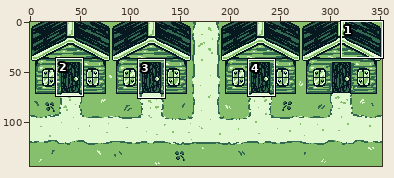
Two states of a sprite sheet, Journey-to-Witzend-GBS/assets/backgrounds/house_of_cards.png. The first picture is a wide view before the edit; the outline marks the close-up.
Close-up. Earlier state:
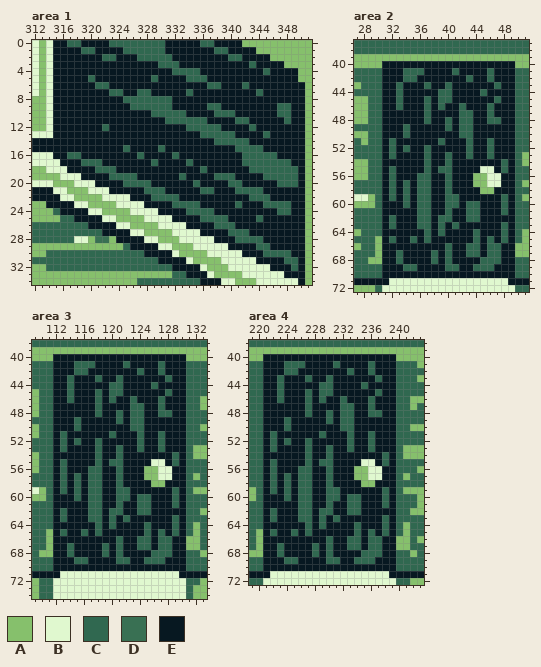
The file is 352x144 pixels. Colours within 5 levels of each other are drawn and written as one. Shown: area 1: x 312..351, y 0..34; area 2: x 27..51, y 37..72; area 3: x 109..133, y 38..74; area 4: x 219..243, y 38..72. The commit also changed other parts of the picture, which this record leaves out.
Palette (. is transparent): A #86c06c  B #e0f8cf  C #306850  D #397053  E #071821
Pixels before, area 1, first column x 312:
 0 BABEECCEEEECCCCCCCCEEEEECCEEEEAAAAAAAAAA
 1 BABEEEECCEEEECCCCCCEEEEEEECCEEEEAAAAAAAA
 2 BABEEEEEEECCEEECCCCCEEEEEEEECCEEEEAAAAAA
 3 BABEEEEEEEEEEEEEEECCCEEEEEEEEEECEEEEAAAA
 4 BABEEEEEEEEEEEEEEEEECCCCEEEEEEEEECEEEEAA
 5 BABEEEEECEEEEEEEECEEEECCCEEEEEEEEEEEEEAA
 6 BABEEEEEECCEEEEEEEEEEEEEECCEEECEEEEEEEEA
 7 BABEEEEEEEECCEECCEEEEECEEEEEEEEECEEEEEEA
 8 AABEEEEEEEEEECCCCCCCEEEEEEEEEEEEEEEEEEEA
 9 AABEEEEEEEEEEECCCCCCEEEEECCEEEEEEEECCEEA
10 AABEEEEEEEEEEEEEECCCCCEEEECCCEEEEEECCEEA
11 AABEEEEEEEEEEEEEEEECCCCCCEEEECCEEEEECEEA
12 AABEEEEEEECEEEEEEEEEEECCCCCEEEECEEEEEEEA
13 BBBEEEEEEEEEEEEEEEEEEEEECCCCCEEEECEEEEEA
14 EEEEEEEEEEEEEEEEEEEEEEEEEECCCCCEEEEEEEEA
15 EEEEEEEEEEEEECEEEECEEEEEEEEEECCCCEEEEEEA
16 BBBEECCEEEEEEEECEEEECEEEEEEEEECCCCCEEEEA
17 BBBBEEECCCEEEEEEECEEEECEEEEEEECCCCCCCEEA
18 AABBBEEEECCCEEEEEEEEEEEECEEEEEECCCCCCCEA
19 AAAABBBEEEECCCCEEEEEECEEEECCCEEEECCCCCEA
20 BBBAAABBBEEEECCCCEEEEEECEEEECCEEEEECCCEA
21 EEEBBAAABBBEEEEECCCEEEEECCEEECCCCEEEEEEA
22 EEEEBBAAAABBBBEEECCCCEEEEEEEEEECCCEEEEEA
23 AAEEEEBBAAAABBBBEEEECCCCEEEEECEEECCCCEEA
24 AAACEEEEBBAAAABBBBEEEECCCCEEEEEEEEECCEEA
25 AAAACCEEEEBBAAAABBBBEEEECCCCEEEECEEEEEEA
26 CCCCCCCCEEEEBBAAAABBBBEEEECCCEEEEEEEEEEA
27 CCCCCCCCCCEEEEBBAAAABBBBEEEECCCEEEEEEEEA
28 CCCCCCBBADDAEEEEBBAAABBBBBEEECCCCEEEEEEA
29 AAAAAAAAAAAAACEEEEBBAAABBBBBEEEECCEEEEEA
30 AACCCCCCCCCCCCCCEEEEBAAAABBBBBEEECCCCEEA
31 CCCCCCCCCCCCCCCCCCEEEEBAAAABBBBBEEEECCEA
32 AACCCCCCCCCCCCCCCCCCEEEEBAAABBBBBBEEECEA
33 AAAAAAAAAAAAAAAAAAAACCEEEBAAAABBBBBBEEEA
34 AAAAAAAAAAAAAAACCCCCCCCCEEEBBAAABBBBBBEA
Pixels before, area 2, first column x 27:
37 CCCCCCCCCCCCCCCCCCCCCCCCC
38 CCCCCCCCCCCCCCCCCCCCCCCCC
39 AAAAAAAAAAAAAAAAAAAAAAAAA
40 AAAAEEEEEEEEEEEEEEEEEEEAA
41 CCCCEEECCCEEEECEEEECEEECC
42 CCCCEEECCEEEEEEECEECEEECC
43 ACCCEECEEECEECEEEEEECEECC
44 CCCCEECEEEEECCEEEECEEEECC
45 AACCEECEEECECCEEEEEECEECC
46 AACCEECEEECECEECEEECEEECC
47 AACCEEEEEECEEEECCEECEEECC
48 AACCEEEEEECEECECCEECCEECC
49 CCCCEEECEEEEECECCEEEEEECC
50 AACCEEECEEEEEEECCEEEEEECC
51 CACCECEEEEEECEEECEECEEECC
52 CCCCECECEECEEEEECEECEEECC
53 CCCCECEEEECEECEECEECEEECA
54 AACCEEEEEECEECEEEEEEECECA
55 AACCECEEEECECCEEEEBBECECC
56 AACCECEEECCEECEEEAABBEECC
57 CCCCECECECCEECEEEAABBEECA
58 CCCCECECECCEECEEEEAAEEECC
59 BBACECECECCEECCEEEEEECECA
60 AAACEEECECCEECCECCEEECECC
61 CCCCEEEEECCEECEECCEEECECC
62 CCCCECEEECCECCEECCEEEEECC
63 CCCCECEEECCECECEEEEEECECC
64 ACCCEEEEEECECEEEECEEECECA
65 CCCAECEECECEEEEEECECECECA
66 ACCAEEEEEEEEECEECCECCEEAA
67 CCCAEECEEEECECEECCECCEEAA
68 CCAAEECEEEECECEEEECCCEECC
69 CCCCEEECCEEEECCEECCCEEECC
70 CCCCEEEEEEEEEEEEEEEEEEECC
71 EEEEEBBBBBBBBBBBBBBBBBEEE
72 AAACBBBBBBBBBBBBBBBBBBBCC
Pixels before, area 3, first column x 109:
38 CCCCCCCCCCCCCCCCCCCCCCCCC
39 AAAAAAAAAAAAAAAAAAAAAAAAA
40 AAAEEEEEEEEEEEEEEEEEEEAAA
41 CCCEEECCCEEEECEEEECEEECCC
42 CCCEEECCEEEEEEECEECEEECCC
43 CCCEECEEECEECEEEEEECEECCC
44 CCCEECEEEEECCEEEECEEEECCC
45 ACCEECEEECECCEEEEEECEECCC
46 ACCEECEEECECEECEEECEEECCA
47 ACCEEEEEECEEEECCEECEEECCA
48 ACCEEEEEECEECECCEECCEECCC
49 CCCEEECEEEEECECCEEEEEECCC
50 ACCEEECEEEEEEECCEEEEEECCA
51 ACCECEEEEEECEEECEECEEECCC
52 CCCECECEECEEEEECEECEEECCC
53 CCCECEEEECEECEECEECEEECAA
54 ACCEEEEEECEECEEEEEEECECAA
55 ACCECEEEECECCEEEEBBECECCC
56 ACCECEEECCEECEEEAABBEECCC
57 CCCECECECCEECEEEAABBEECAC
58 CCCECECECCEECEEEEAAEEECCC
59 BACECECECCEECCEEEEEECECAA
60 AACEEECECCEECCECCEEECECCC
61 CCCEEEEECCEECEECCEEECECCC
62 CCCECEEECCECCEECCEEEEECCA
63 CCCECEEECCECECEEEEEECECCC
64 CCCEEEEEECECEEEECEEECECAC
65 CCAECEECECEEEEEECECECECAC
66 CCAEEEEEEEEECEECCECCEEAAC
67 CCAEECEEEECECEECCECCEEAAC
68 CAAEECEEEECECEEEECCCEECCA
69 CCCEEECCEEEECCEECCCEEECCC
70 CCCEEEEEEEEEEEEEEEEEEECCC
71 EEEEBBBBBBBBBBBBBBBBBEEEE
72 ACCBBBBBBBBBBBBBBBBBBBCCA
73 ACCBBBBBBBBBBBBBBBBBBBCAA
74 ACCBBBBBBBBBBBBBBBBBBBCAA
Pixels before, area 4, first column x 219:
38 CCCCCCCCCCCCCCCCCCCCCCCCC
39 AAAAAAAAAAAAAAAAAAAAAAAAA
40 AAEEEEEEEEEEEEEEEEEEEAAAA
41 CCEEECCCEEEECEEEECEEECCCA
42 CCEEECCEEEEEEECEECEEECCCC
43 CCEECEEECEECEEEEEECEECCCA
44 CCEECEEEEECCEEEECEEEECCCC
45 CCEECEEECECCEEEEEECEECCCC
46 CCEECEEECECEECEEECEEECCAA
47 CCEEEEEECEEEECCEECEEECCAC
48 CCEEEEEECEECECCEECCEECCCC
49 CCEEECEEEEECECCEEEEEECCCC
50 CCEEECEEEEEEECCEEEEEECCAA
51 CCECEEEEEECEEECEECEEECCCC
52 CCECECEECEEEEECEECEEECCCC
53 CCECEEEECEECEECEECEEECAAA
54 CCEEEEEECEECEEEEEEECECAAA
55 CCECEEEECECCEEEEBBECECCCC
56 CCECEEECCEECEEEAABBEECCCA
57 CCECECECCEECEEEAABBEECACC
58 CCECECECCEECEEEEAAEEECCCC
59 ACECECECCEECCEEEEEECECAAA
60 ACEEECECCEECCECCEEECECCCA
61 CCEEEEECCEECEECCEEECECCCA
62 CCECEEECCECCEECCEEEEECCAA
63 CCECEEECCECECEEEEEECECCCC
64 CCEEEEEECECEEEECEEECECACC
65 CAECEECECEEEEEECECECECACC
66 CAEEEEEEEEECEECCECCEEAACA
67 CAEECEEEECECEECCECCEEAACC
68 AAEECEEEECECEEEECCCEECCAC
69 CCEEECCEEEECCEECCCEEECCCC
70 CCEEEEEEEEEEEEEEEEEEECCCC
71 EEEBBBBBBBBBBBBBBBBBEEEEE
72 CCBBBBBBBBBBBBBBBBBBBCCAA
And afterwards:
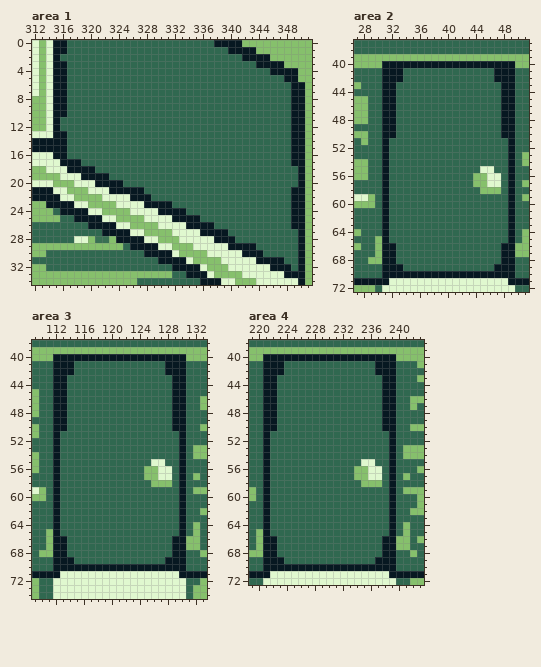
Change:
Changed rows in their new state; - is an unchanged pixel.
Area 1:
first column x 316:
 0 ---CCCC--------CCCCC--------------
 1 -CC--CCCC------CCCCCCC------------
 2 CCCCCC--CCC-----CCCCCCCC----------
 3 -CCCCCCCCCCCCC---CCCCCCCCCC-------
 4 -CCCCCCCCCCCCCCC----CCCCCCCCC-----
 5 -CCC-CCCCCCCC-CCCC---CCCCCCCCCCC--
 6 -CCCC--CCCCCCCCCCCCCC--CCC-CCCCCC-
 7 -CCCCCC--CC--CCCCC-CCCCCCCCC-CCCC-
 8 -CCCCCCCC-------CCCCCCCCCCCCCCCCC-
 9 -CCCCCCCCC------CCCCC--CCCCCCCC---
10 -CCCCCCCCCCCC-----CCCC---CCCCCC---
11 CCCCCCCCCCCCCCC------CCCC--CCCCC--
12 CCCCCC-CCCCCCCCCCC-----CCCC-CCCCC-
13 -CCCCCCCCCCCCCCCCCCC-----CCCC-CCC-
14 -CCCCCCCCCCCCCCCCCCCCC-----CCCCCC-
15 -CCCCCCCC-CCCC-CCCCCCCCCC----CCCC-
16 ---CCCCCCCC-CCCC-CCCCCCCCC-----CC-
17 ------CCCCCCC-CCCC-CCCCCCC--------
18 --------CCCCCCCCCCCC-CCCCCC-------
19 -----------CCCCCC-CCCC---CCCC-----
20 -------------CCCCCC-CCCC--CCCCC---
21 ---------------CCCCC--CCC----CCCC-
22 -----------------CCCCCCCCCC---CCC-
23 --------------------CCCCC-CCC-----
24 ----------------------CCCCCCCCC---
25 ------------------------CCCC-CCCC-
26 -------------------------CCCCCCCC-
27 ---------------------------CCCCCCC
28 -----------------------------CCCCC
29 ------------------------------CCCC
30 ---------------------------------C
Area 2:
first column x 32:
41 -----CCCC-CCCC---
42 ----CCCCCCC-CC---
43 --CCC-CC-CCCCCC--
44 --CCCCC--CCCC-CC-
45 --CCC-C--CCCCCC--
46 --CCC-C-CC-CCC-C-
47 -CCCC-CCCC--CC-C-
48 -CCCC-CC-C--CC---
49 -C-CCCCC-C--CCCC-
50 -C-CCCCCCC--CCCC-
51 -CCCCCC-CCC-CC-CC
52 -C-CC-CCCCC-CC-CC
53 -CCCC-CC-CC-CC-CC
54 CCCCC-CC-CCCCCCC-
55 -CCCC-C--CCCC--C-
56 -CCC--CC-CCC----C
57 -C-C--CC-CCC----C
58 -C-C--CC-CCCC--AC
59 -C-C--CC--CCCCCC-
60 CC-C--CC--C--CCC-
61 CCCC--CC-CC--CCC-
62 -CCC--C--CC--CCCC
63 -CCC--C-C-CCCCCC-
64 CCCCC-C-CCCC-CCC-
65 -CC-C-CCCCCC-C-C-
66 -CCCCCCC-CC--C---
67 --CCCC-C-CC--C---
68 --CCCC-C-CCCC----
69 ----CCCC--CC-----
Area 3:
first column x 113:
41 -----CCCC-CCCC---
42 ----CCCCCCC-CC---
43 --CCC-CC-CCCCCC--
44 --CCCCC--CCCC-CC-
45 --CCC-C--CCCCCC--
46 --CCC-C-CC-CCC-C-
47 -CCCC-CCCC--CC-C-
48 -CCCC-CC-C--CC---
49 -C-CCCCC-C--CCCC-
50 -C-CCCCCCC--CCCC-
51 -CCCCCC-CCC-CC-CC
52 -C-CC-CCCCC-CC-CC
53 -CCCC-CC-CC-CC-CC
54 CCCCC-CC-CCCCCCC-
55 -CCCC-C--CCCC--C-
56 -CCC--CC-CCC----C
57 -C-C--CC-CCC----C
58 -C-C--CC-CCCC--AC
59 -C-C--CC--CCCCCC-
60 CC-C--CC--C--CCC-
61 CCCC--CC-CC--CCC-
62 -CCC--C--CC--CCCC
63 -CCC--C-C-CCCCCC-
64 CCCCC-C-CCCC-CCC-
65 -CC-C-CCCCCC-C-C-
66 -CCCCCCC-CC--C---
67 --CCCC-C-CC--C---
68 --CCCC-C-CCCC----
69 ----CCCC--CC-----
Area 4:
first column x 222:
41 -----CCCC-CCCC---
42 ----CCCCCCC-CC---
43 --CCC-CC-CCCCCC--
44 --CCCCC--CCCC-CC-
45 --CCC-C--CCCCCC--
46 --CCC-C-CC-CCC-C-
47 -CCCC-CCCC--CC-C-
48 -CCCC-CC-C--CC---
49 -C-CCCCC-C--CCCC-
50 -C-CCCCCCC--CCCC-
51 -CCCCCC-CCC-CC-CC
52 -C-CC-CCCCC-CC-CC
53 -CCCC-CC-CC-CC-CC
54 CCCCC-CC-CCCCCCC-
55 -CCCC-C--CCCC--C-
56 -CCC--CC-CCC----C
57 -C-C--CC-CCC----C
58 -C-C--CC-CCCC--AC
59 -C-C--CC--CCCCCC-
60 CC-C--CC--C--CCC-
61 CCCC--CC-CC--CCC-
62 -CCC--C--CC--CCCC
63 -CCC--C-C-CCCCCC-
64 CCCCC-C-CCCC-CCC-
65 -CC-C-CCCCCC-C-C-
66 -CCCCCCC-CC--C---
67 --CCCC-C-CC--C---
68 --CCCC-C-CCCC----
69 ----CCCC--CC-----
